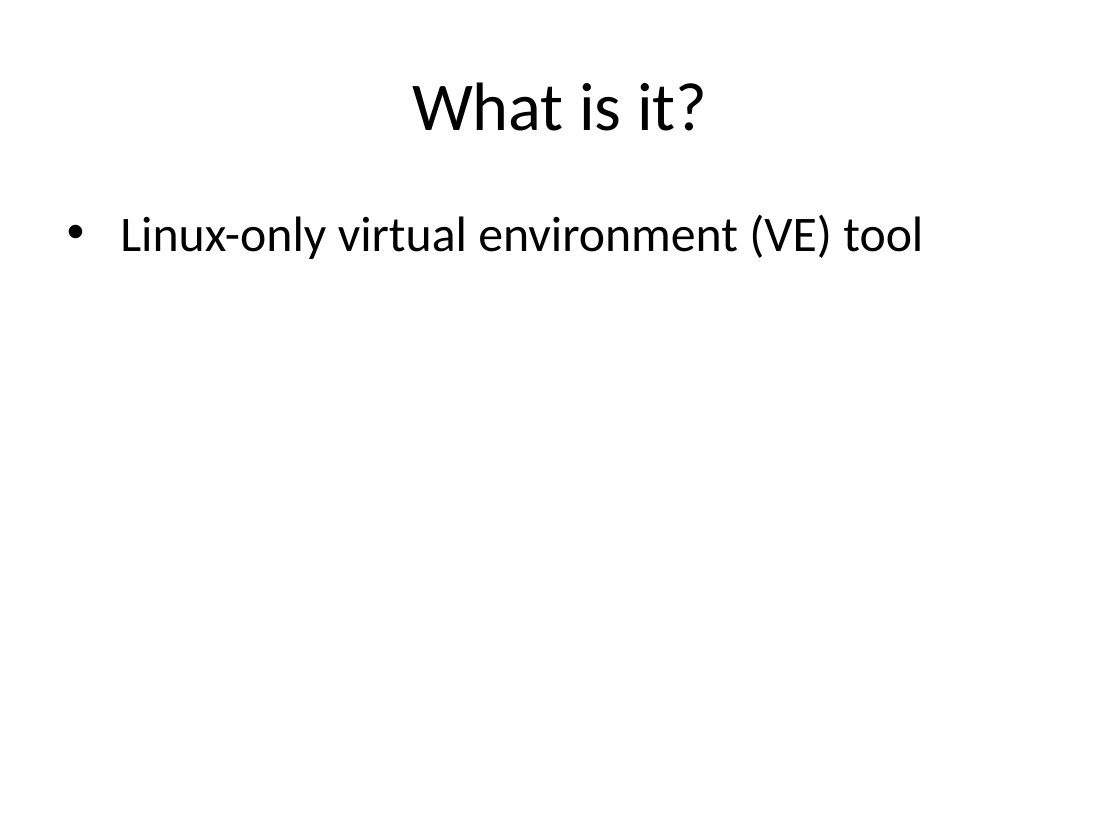
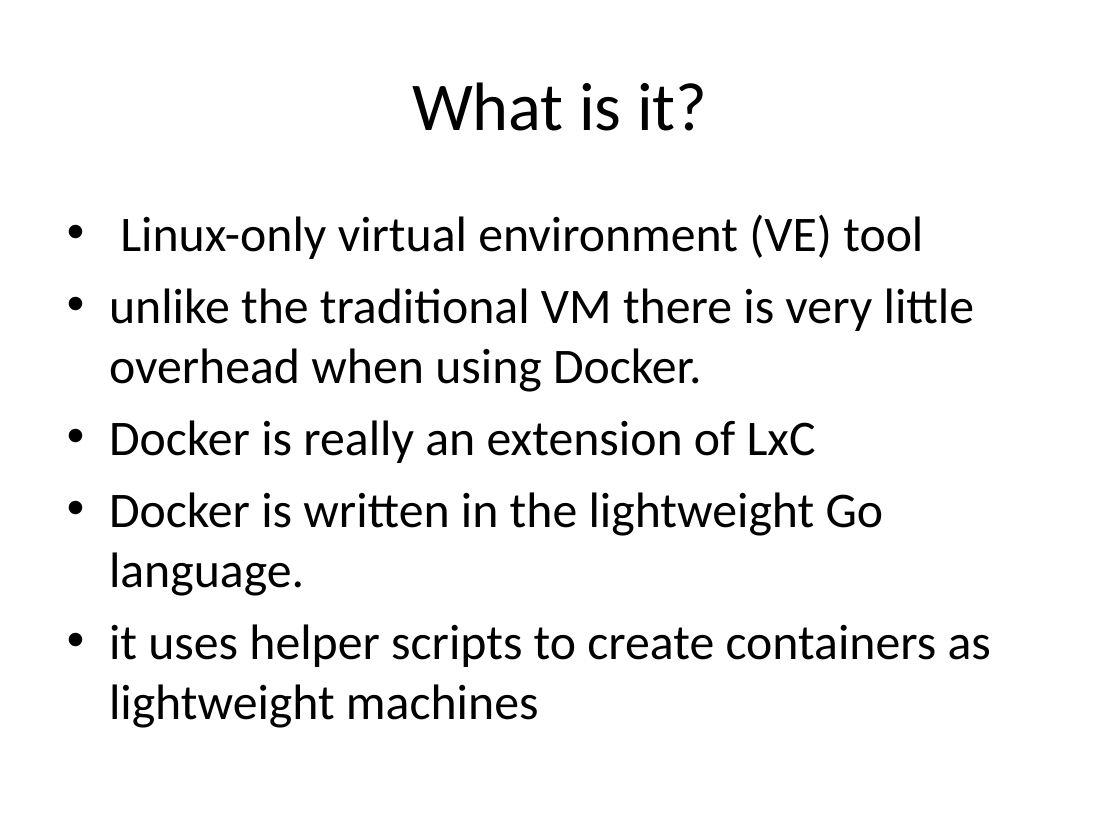
Before and after one commit to bobwares/training, a slide deck: slide 2 of presentations/Docker.ppt. Drawn at 1120x840 pixels with LibreOffice and Linux fonts; fonts in the diff are those of the drawing. Boxes give left, top, right and bottom in pixels: in the first picture for what was removed or moved away, otherwise in the second. Text is boxed around its words. In the diff, an @@ line names an element or a change of style, - is before the commit and + after.

```diff
--- a/presentations/Docker.ppt
+++ b/presentations/Docker.ppt
@@ text at (x1=109, y1=288, x2=991, y2=728): paragraphs added @@
+• unlike the traditional VM there is very little overhead when using Docker.
+• Docker is really an extension of LxC
+• Docker is written in the lightweight Go language.
+• it uses helper scripts to create containers as lightweight machines
```
Also in this commit, not shown: 9 slides added.
